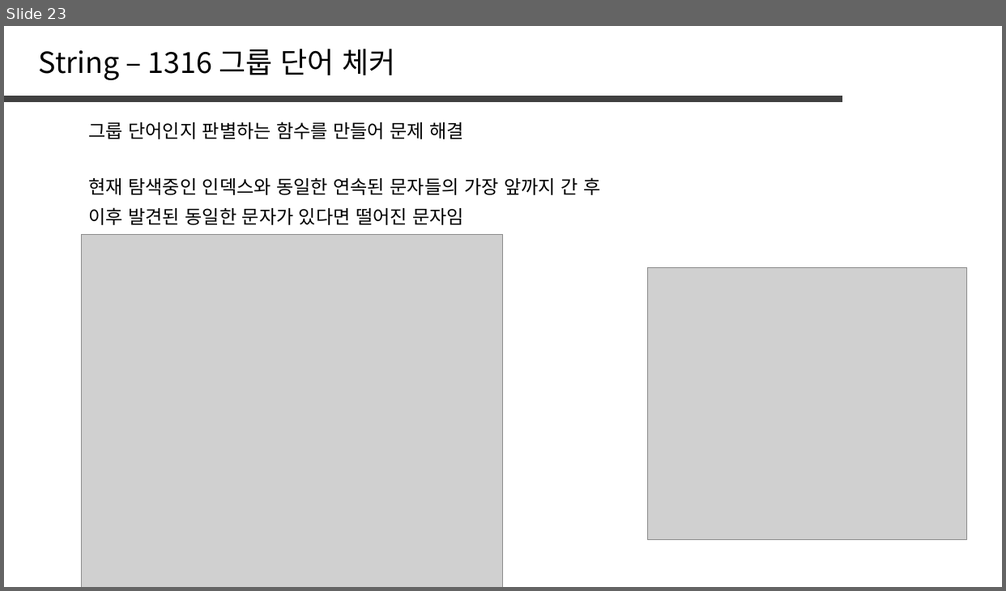
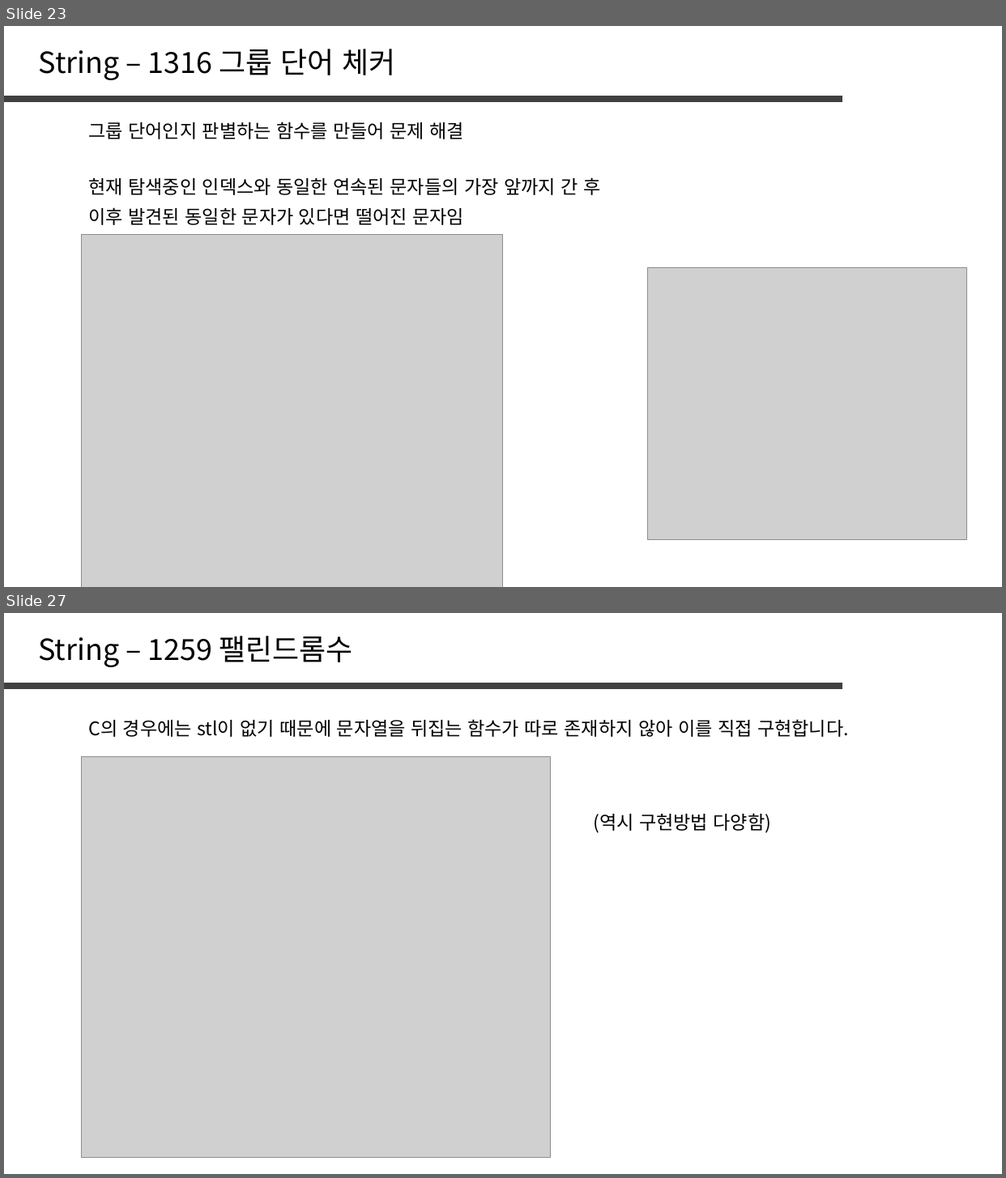
Before and after one commit to jaehoo1/PS-study, a slide deck: study/2_String.pptx. Shown one above the other, each under a label of ours: slide 23 before the commit, slides 23 and 27 after it; the slides between them are not shown. The pictures are 1006x591 and 1006x1178 pixels, drawn with LibreOffice and Linux fonts; fonts in the diff are those of the drawing; grey boxes stand for pictures. Boxes give left, top, right and bottom in pixels: in the first picture for what was removed or moved away, otherwise in the second. Text is boxed around its words. In the diff, an @@ line names an element or a change of style, - is before the commit and + after.

```diff
--- a/study/2_String.pptx
+++ b/study/2_String.pptx
@@ slide 27 added at bbox=[4, 613, 1002, 1174], background #FFFFFF @@
@@ text added at bbox=[39, 636, 352, 667], 28 pt, text #000000 @@
+String – 1259 팰린드롬수
@@ line added from (4, 686) to (842, 686), #404040 6 pt @@
@@ text added at bbox=[88, 719, 849, 737], 18 pt, text #000000 @@
+C의 경우에는 stl이 없기 때문에 문자열을 뒤집는 함수가 따로 존재하지 않아 이를 직접 구현합니다.
@@ picture added at bbox=[81, 756, 551, 1158] @@
@@ text added at bbox=[593, 813, 772, 833], 18 pt, text #000000 @@
+(역시 구현방법 다양함)
```
Also in this commit, not shown: 3 slides changed, 2 other slides added.
